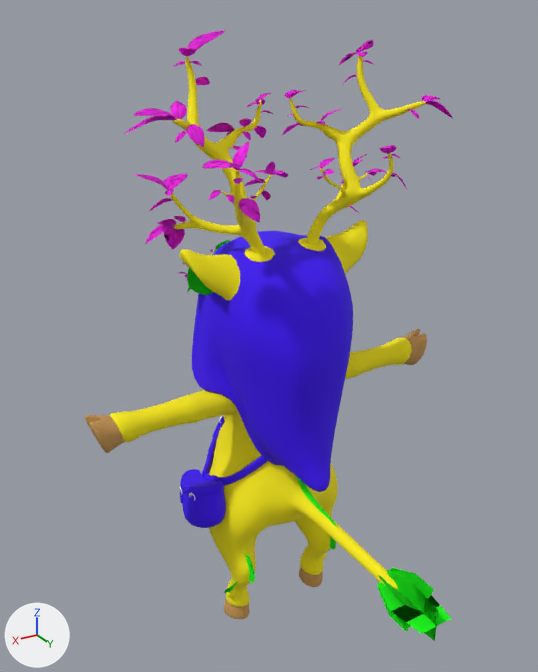
Renders of the FBX model AIGoatProject/Assets/Models/Goat.FBX from each side of a commit.
Both versions are drawn from a 50 mm camera at (1.32, 2.15, 2.29) aimed at (0.11, 0.13, 1.28). Arrows for +X, +Y and +Z are at lower left; the lights stay in place. Vertices at the same position are counted once.

Script lines for the objects in view, before the commit:
```python
me_mesh = bpy.data.meshes.new('Mesh')
me_mesh.from_pydata(...)  # 34250 vertices, 31799 faces; spans x -0.73..0.73, y -0.39..0.93, z 0.0..2.25
# faces by material slot: [14, 373, 866, 9106, 14780, 4524, 324, 1812]
me_mesh.materials.append(mat_07___default)  # picture img_fur1_diffuse_png
me_mesh.materials.append(mat_12___default)  # green #00ff00
me_mesh.materials.append(mat_18___default)  # white #ffffff
me_mesh.materials.append(mat_11___default)  # yellow #fff000
me_mesh.materials.append(mat_17___default)  # pink #ff1cf6
me_mesh.materials.append(mat_06___default)  # purple #3d00fc
me_mesh.materials.append(mat_24___default)  # cyan #00c8ca
me_mesh.materials.append(mat_04___default)  # orange #ca9a55
ob_goat = bpy.data.objects.new('Goat', me_mesh)
ob_goat.location = (0.0, 0.0, 0.0)
```
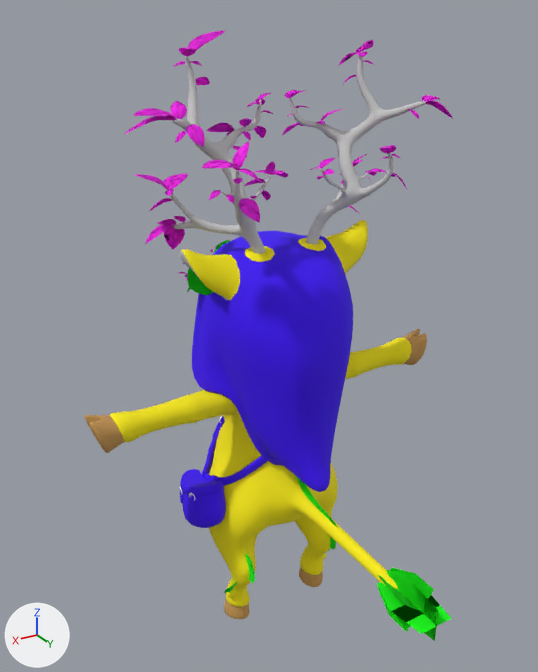
The change, as a diff of the scene's bpy script:
```diff
--- a/AIGoatProject/Assets/Models/Goat.FBX.py
+++ b/AIGoatProject/Assets/Models/Goat.FBX.py
@@ mat_10___default @@
+mat_10___default = principled_material('10 - Default')
+mat_10___default.base_color = (0.588, 0.588, 0.588)  # light grey #cacaca
+mat_10___default.roughness = 0.859
@@ me_mesh @@
 # used by ob_goat; location = (0.0, 0.0, 0.0)
-me_mesh.from_pydata(...)  # 34250 vertices, 31799 faces; spans x -0.73..0.73, y -0.39..0.93, z 0.0..2.25
+me_mesh.from_pydata(...)  # 34246 vertices, 31795 faces; spans x -0.73..0.73, y -0.39..0.93, z 0.0..2.25
+# me_mesh part 1
+# 7 vertices are removed from x -0.02..0.06, y 0.12..0.29, z 0.66..0.75
+# 41 faces are deleted
+# 3 vertices move within x -0.02..0.06, y 0.26..0.3, z 0.74..0.76
+# 3 vertices are added at (0.06, 0.26, 0.76), (0.02, 0.3, 0.74), (-0.02, 0.3, 0.74)
+# 28 new faces join them, mat_06___default (purple #3d00fc)
+# 9 new faces join them, mat_12___default (green #00ff00)
+# me_mesh part 2: 5916 faces spanning x -0.46..0.46, y -0.33..0.25, z 0.78..2.18 switch from mat_11___default (yellow #fff000) to mat_10___default (light grey #cacaca)
 me_mesh.materials.append(mat_07___default)
```

What differs and where, as boxes (x1, y1, x2, y2) in the pictures (538 x 672 px; the box of a moved part takes in the faces that stretch with it):
part 1 of me_mesh, moved or reshaped
    both: (295, 474, 337, 527)
part 2 of me_mesh, recoloured (yellow to grey)
    both: (170, 55, 426, 300)
